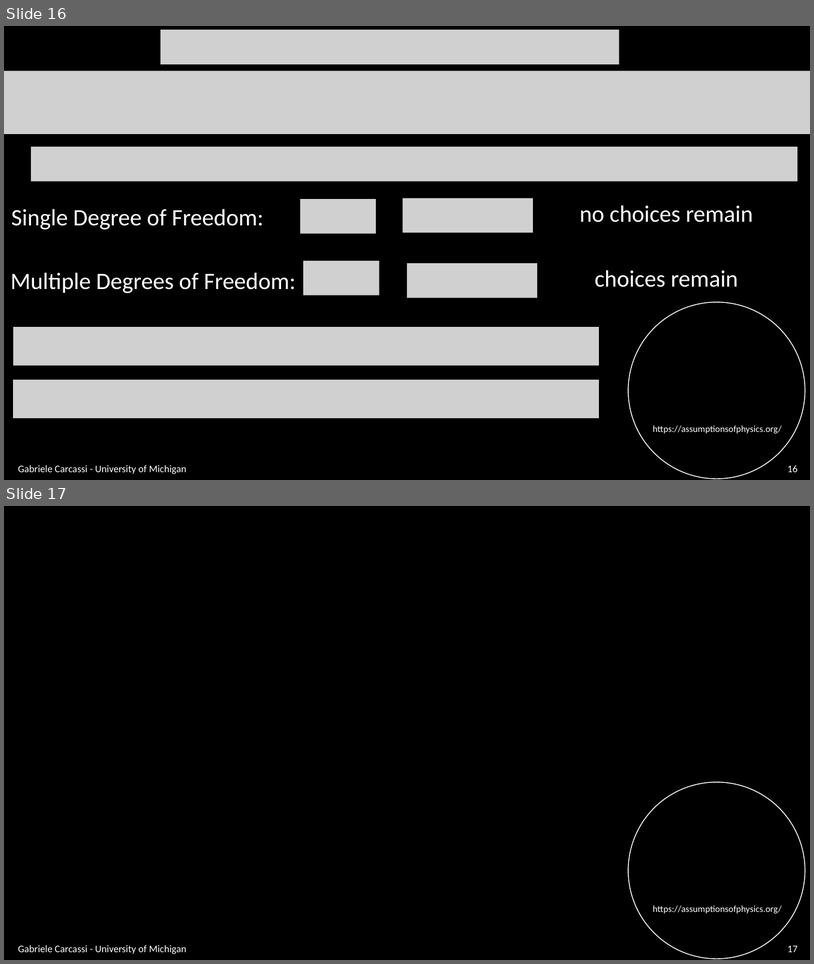
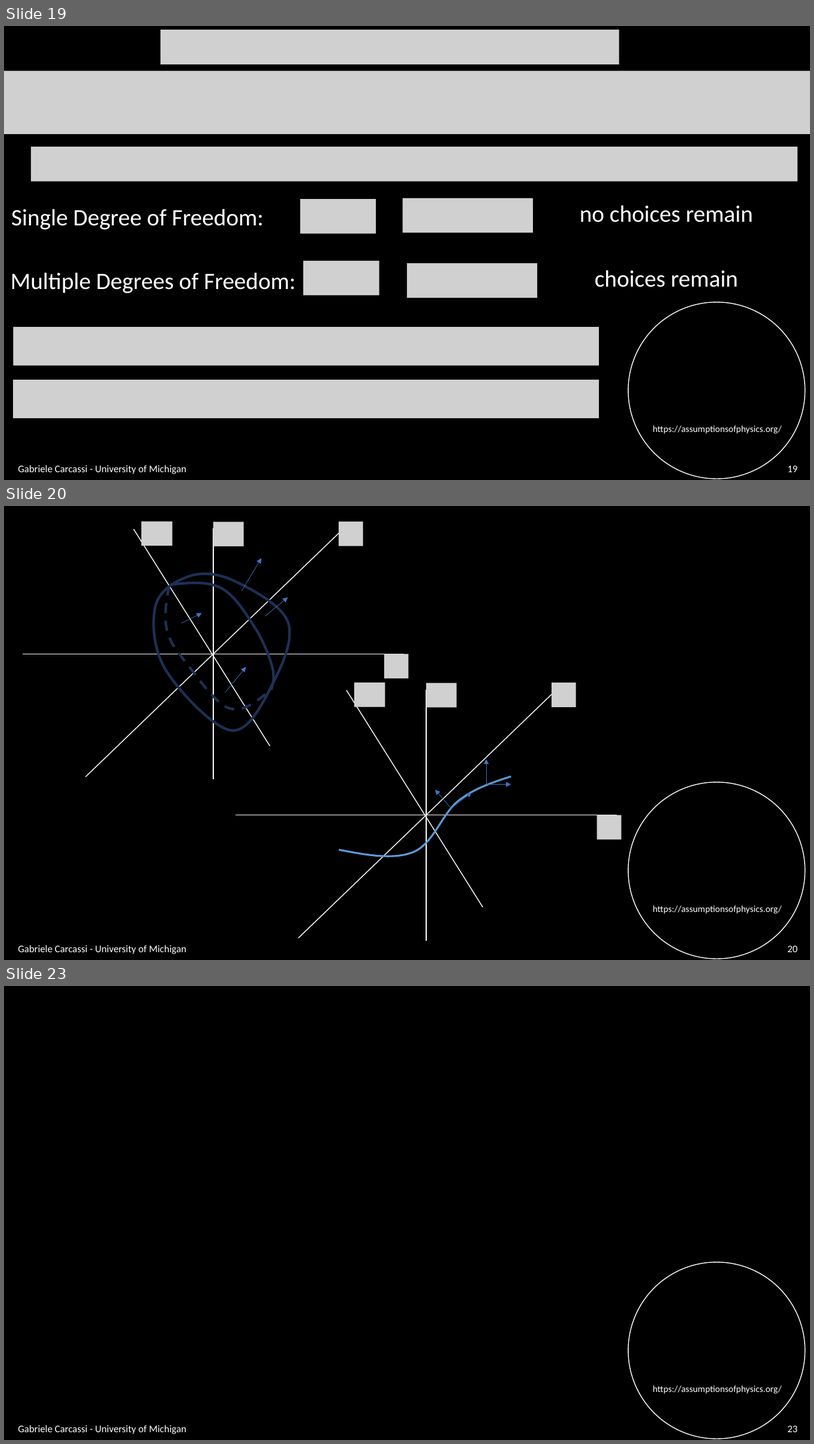
Before and after one commit to assumptionsofphysics/slides, a slide deck: BookCompanions-v2/RP-Class-4.pptx. Shown one above the other, each under a label of ours: slides 16 and 17 before the commit, slides 19, 20 and 23 after it; the slides between them are not shown. The pictures are 814x964 and 814x1444 pixels, drawn with LibreOffice and Linux fonts; fonts in the diff are those of the drawing; grey boxes stand for pictures; background and template pictures are left out. Boxes give left, top, right and bottom in pixels: in the first picture for what was removed or moved away, otherwise in the second. Text is boxed around its words. In the diff, an @@ line names an element or a change of style, - is before the commit and + after.

```diff
--- a/BookCompanions-v2/RP-Class-4.pptx
+++ b/BookCompanions-v2/RP-Class-4.pptx
@@ slide 20 added at box(4, 506, 810, 960), background #000000; not listed: 2 template elements that a slide beside it also shows @@
@@ group added at box(23, 521, 409, 780): 4 lines, 4 pictures @@
@@ arrow added from (242, 591) to (262, 558), #4472C4 0.5 pt @@
@@ freeform shape added at box(154, 574, 290, 730), outline #1E3256 3 pt @@
@@ freeform shape added at box(165, 585, 271, 709), outline #1E3256 3 pt dashed @@
@@ freeform shape added at box(170, 583, 274, 690), outline #1E3256 3 pt @@
@@ arrow added from (182, 624) to (202, 613), #4472C4 0.5 pt @@
@@ arrow added from (266, 616) to (288, 597), #4472C4 0.5 pt @@
@@ arrow added from (225, 693) to (246, 667), #4472C4 0.5 pt @@
@@ group added at box(236, 682, 621, 940): 4 lines, 4 pictures @@
@@ arrow added from (487, 784) to (487, 759), #4472C4 0.5 pt @@
@@ freeform shape added at box(339, 777, 512, 856), outline #5B9BD5 2.25 pt @@
@@ arrow added from (451, 808) to (435, 790), #4472C4 0.5 pt @@
@@ arrow added from (451, 808) to (472, 792), #4472C4 0.5 pt @@
@@ arrow added from (487, 784) to (512, 784), #4472C4 0.5 pt @@
@@ text added at box(18, 945, 186, 954), 12 pt, text #FFFFFF @@
+Gabriele Carcassi - University of Michigan
@@ page number added at box(788, 945, 798, 952), 12 pt, text #FFFFFF @@
+20
@@ what was slide 16 is now slide 19 @@
@@ page number at box(788, 465, 798, 472): text changed @@
-16
+19
@@ what was slide 17 is now slide 23 @@
@@ page number at box(788, 1425, 798, 1432): text changed @@
-17
+23
```
Also in this commit, not shown: 4 slides changed, 6 other slides added.
